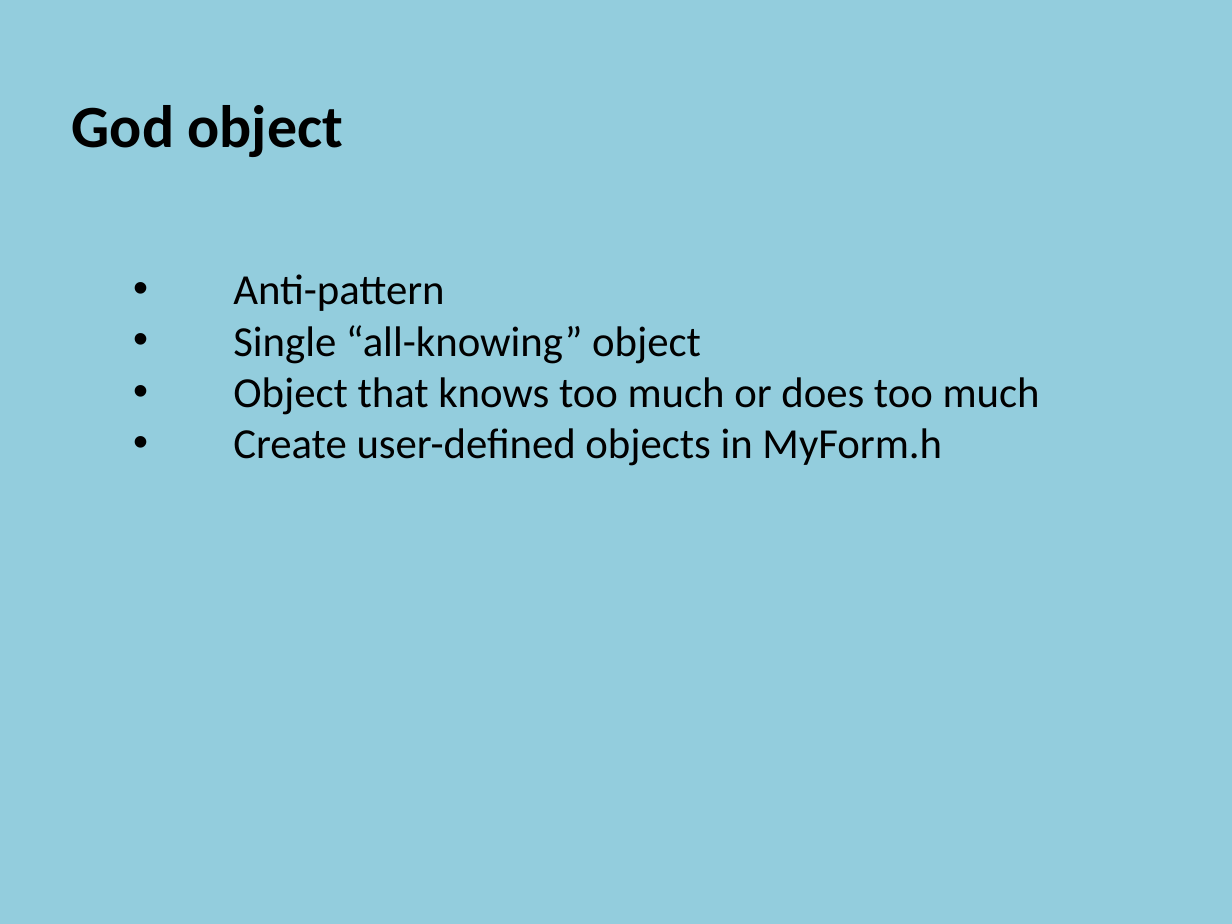
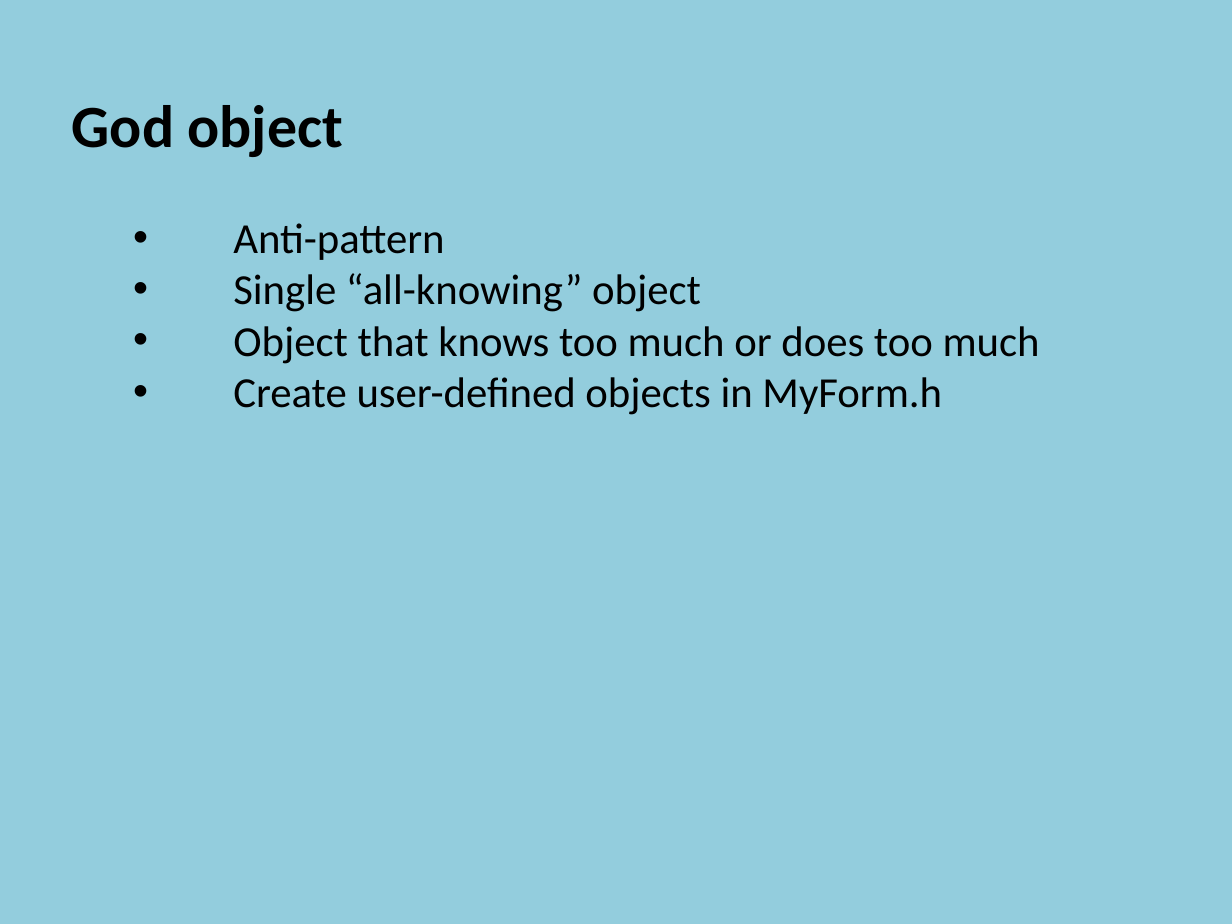
Before and after one commit to szetko/course-materials, a slide deck: slide 18 of Programming 4/05.1 Directional Sprites/05.1 Directional Sprites.pptx. Drawn at 1232x924 pixels with LibreOffice and Linux fonts; fonts in the diff are those of the drawing. Boxes give left, top, right and bottom in pixels: in the first picture for what was removed or moved away, otherwise in the second. Text is boxed around its words. In the diff, an @@ line names an element or a change of style, - is before the commit and + after.

```diff
--- a/Programming 4/05.1 Directional Sprites/05.1 Directional Sprites.pptx
+++ b/Programming 4/05.1 Directional Sprites/05.1 Directional Sprites.pptx
@@ text "God object" rewrapped from [72,105,1040,466] to [72,105,1040,415] @@
```
Also in this commit, not shown: 6 other files.
